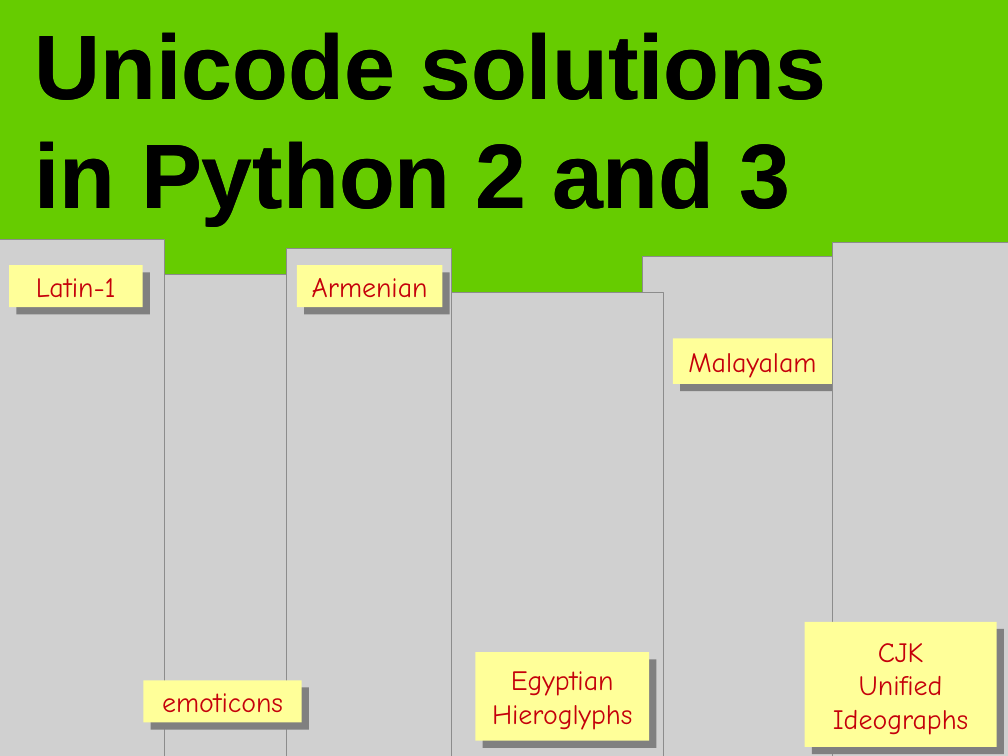
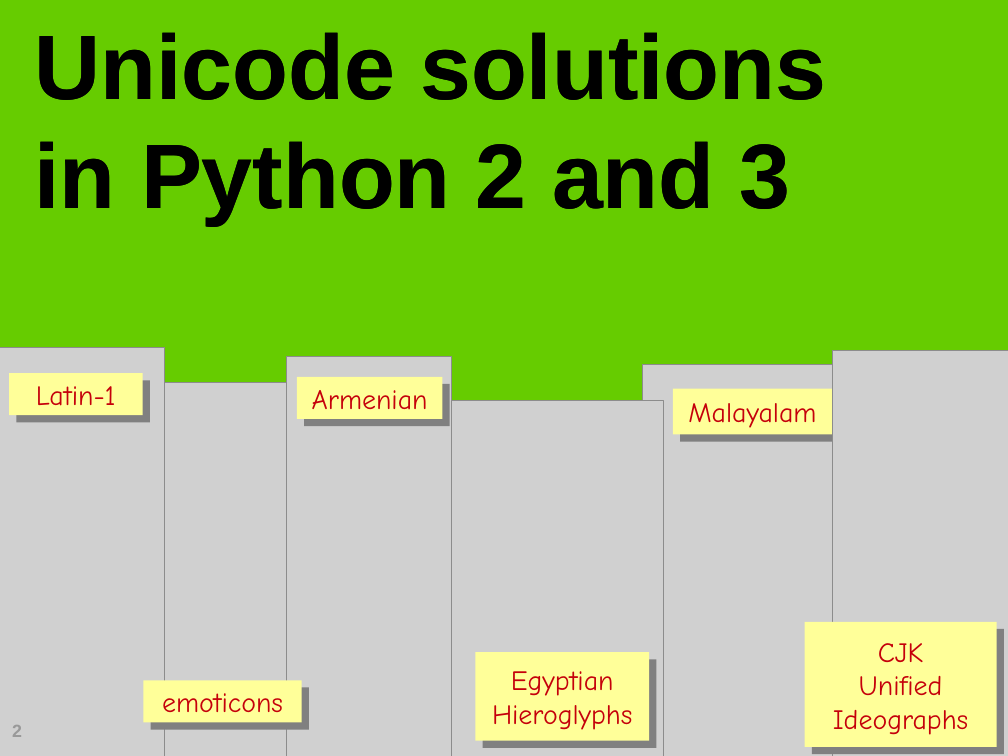
Before and after one commit to fluentpython/unicode-solutions, a slide deck: slide 2 of unicode-solutions.odp. Drawn at 1008x756 pixels with LibreOffice and Linux fonts; fonts in the diff are those of the drawing; grey boxes stand for pictures; background and template pictures are left out. Boxes give left, top, right and bottom in pixels: in the first picture for what was removed or moved away, otherwise in the second. Text is boxed around its words. In the diff, an @@ line names an element or a change of style, - is before the commit and + after.

```diff
--- a/unicode-solutions.odp
+++ b/unicode-solutions.odp
@@ 6 pictures, 2 rectangles: place and size @@
-6 pictures, 2 rectangles at (0,240,1008,756)
+6 pictures, 2 rectangles at (0,348,1008,756)
@@ rectangle "Malayalam": place and size @@
-rectangle "Malayalam" at (673,338,832,384)
+rectangle "Malayalam" at (673,389,832,434)
@@ page number added at (12,725,22,737), 14 pt, text #999999, bold @@
+2
```
Also in this commit, not shown: 15 other slides changed, 26 slides added, 8 slides removed, 26 other files.
